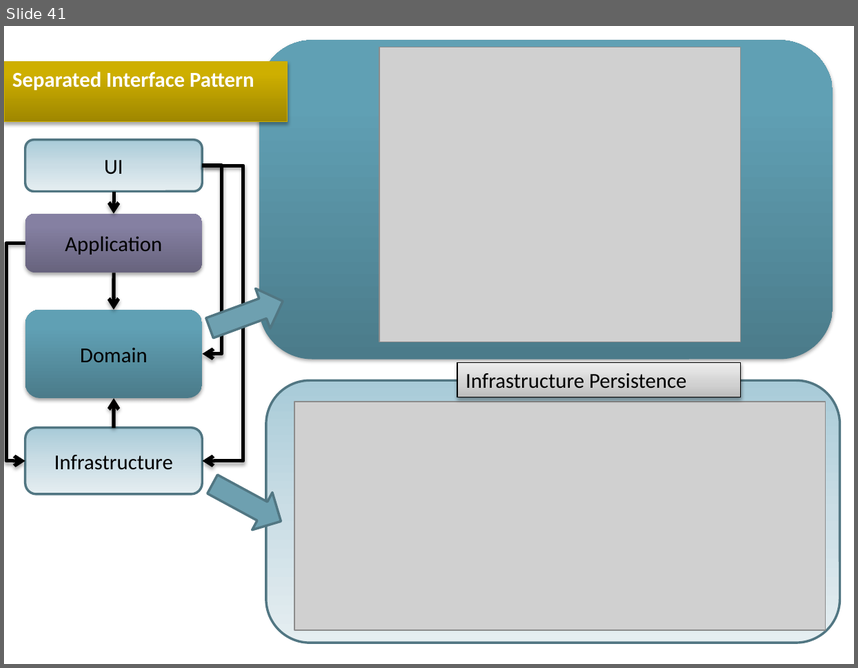
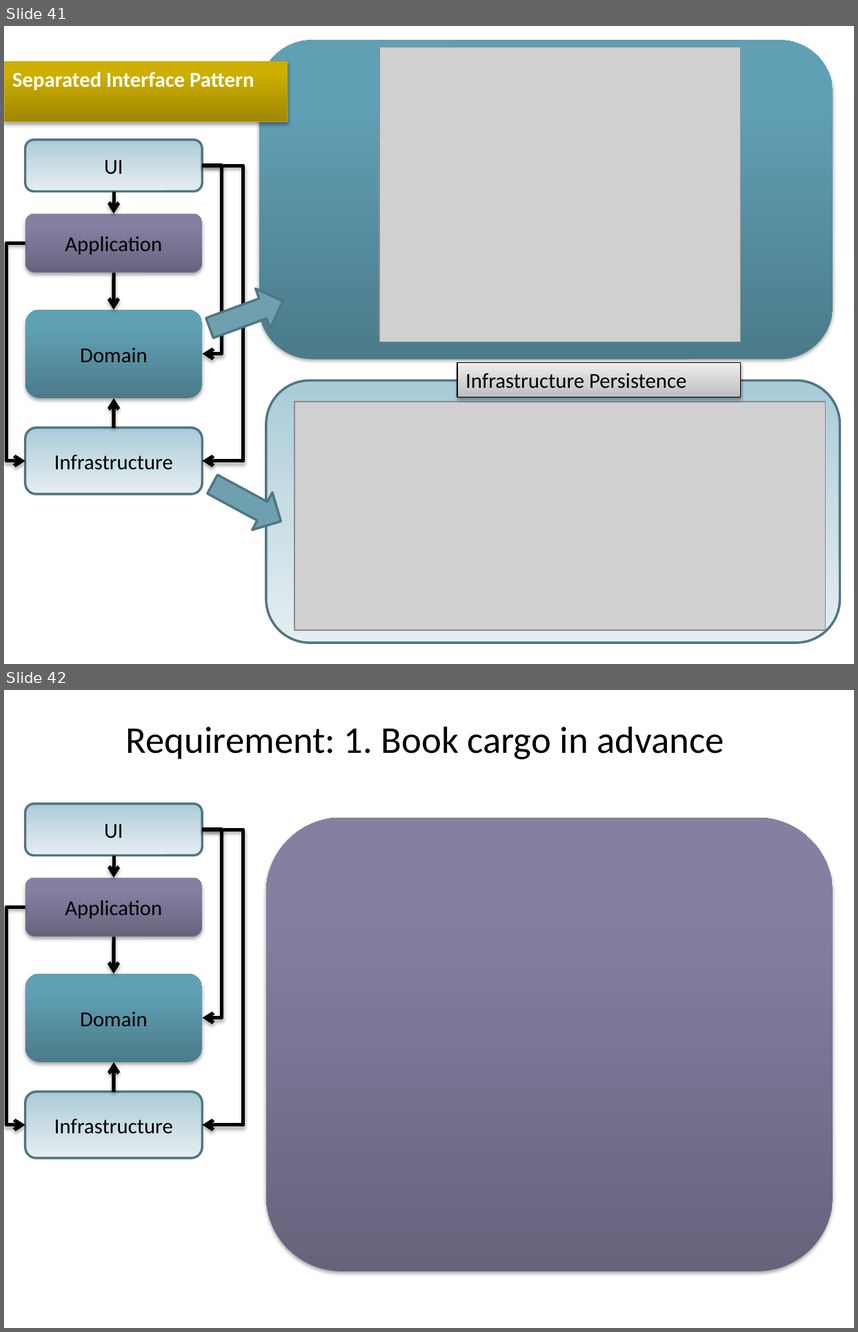
Before and after one commit to arturtv/dddpresentation, a slide deck: Domain-DrivenDesign.A.Trosin.pptx. Shown one above the other, each under a label of ours: slide 41 before the commit, slides 41 and 42 after it. The pictures are 858x668 and 858x1332 pixels, drawn with LibreOffice and Linux fonts; fonts in the diff are those of the drawing; grey boxes stand for pictures. Boxes give left, top, right and bottom in pixels: in the first picture for what was removed or moved away, otherwise in the second. Text is boxed around its words. In the diff, an @@ line names an element or a change of style, - is before the commit and + after.

```diff
--- a/Domain-DrivenDesign.A.Trosin.pptx
+++ b/Domain-DrivenDesign.A.Trosin.pptx
@@ slide 42 added at (x1=4, y1=690, x2=854, y2=1328), background #FFFFFF @@
@@ text added at (x1=126, y1=727, x2=724, y2=760), 32 pt, text #000000 @@
+Requirement: 1. Book cargo in advance
@@ rounded rectangle added at (x1=25, y1=804, x2=202, y2=856), fill gradient #A9CBD8 to #CADEE6 to #E5EEF2, outline #517682 2 pt, 18 pt, text #000000 @@
+UI
@@ elbow arrow added from (202, 829) to (202, 1125), #000000 3 pt @@
@@ elbow arrow added from (202, 829) to (202, 1017), #000000 3 pt @@
@@ rounded rectangle added at (x1=266, y1=818, x2=833, y2=1270), fill gradient #67637D to #8681A3 to #8681A4 @@
@@ elbow arrow added from (114, 856) to (114, 878), #000000 3 pt @@
@@ rounded rectangle added at (x1=25, y1=877, x2=202, y2=936), fill gradient #67637D to #8681A3 to #8681A4, 18 pt, text #000000 @@
+Application
@@ elbow arrow added from (25, 907) to (25, 1125), #000000 3 pt @@
@@ arrow added from (114, 936) to (114, 973), #000000 3 pt @@
@@ rounded rectangle added at (x1=25, y1=973, x2=202, y2=1061), fill gradient #4B7B8B to #61A0B4 to #60A2B7, 18 pt, text #000000 @@
+Domain
@@ arrow added from (114, 1092) to (114, 1063), #000000 3 pt @@
@@ rounded rectangle added at (x1=25, y1=1092, x2=202, y2=1158), fill gradient #A9CBD8 to #CADEE6 to #E5EEF2, outline #517682 2 pt, 18 pt, text #000000 @@
+Infrastructure
```
Also in this commit, not shown: 1 slide changed, 1 slide removed.
